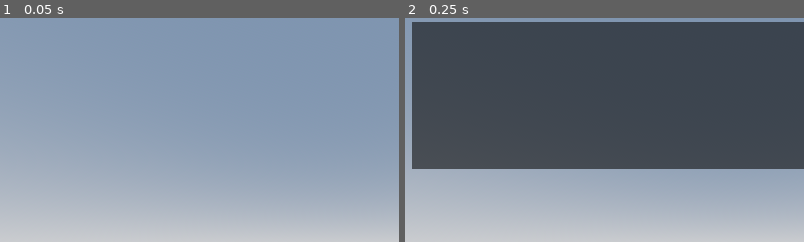
Above: before the commit, frames 1-2 (left to right).
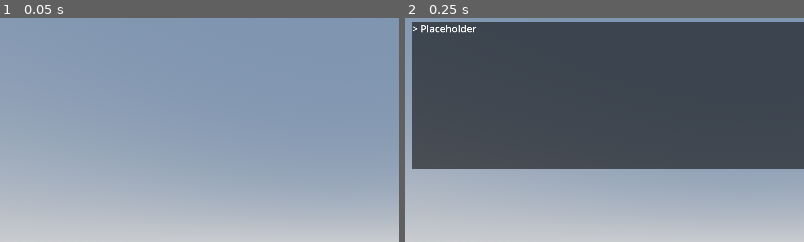
Above: after the commit, the same moments.

Repository: NunNun-Null/holojam6
Game: Godot game, scene res://area/battle.tscn
Two runs of this game, one before a commit and one after it. Both use one fixed random seed, a clock stepped at 60 frames per second and the inputs below. This scene is started directly instead of the project's main scene.
Inputs:
- Up to frame 1 (0.05 s): no input
- Up to frame 2 (0.25 s): no input
The pictures show only the part of the screen within x 7-57%, y 0-50%; the shares and areas given below are measured in that part.

Frame 1 is identical in both runs. In frame 2, 0.2% of the frame differs, in the area x 2-18%, y 3-7%.
Error in both runs: Invalid call. Nonexistent function 'get_given_name' in base 'Nil'. (res://script/visual_order.gd:8)

Commit message:
Updated Battle

Diff:
--- a/behavior/effects/template_effect.json
+++ /dev/null
@@ -1,28 +0,0 @@
-{
-    "name":"test name",
-    "stat":{
-        "type":"buff/debuff",
-        "duration":0,
-        "strength":0
-    },
-    "mark":{
-        "duration":0
-    },
-    "stun":{
-        "duration":0
-    },
-    "defend":{
-        "duration":0
-    },
-    "heal":{
-        "strength":0
-    },
-    "poison":{
-        "duration":0,
-        "strength":0
-    },
-    "regen":{
-        "duration":0,
-        "strength":0
-    }
-}
--- /dev/null
+++ b/behavior/moves/heal.tscn
@@ -0,0 +1,6 @@
+[gd_scene load_steps=2 format=3 uid="uid://d3ppybldixkjb"]
+
+[ext_resource type="Script" uid="uid://ccpmkbs065bar" path="res://script/heal.gd" id="1_7a2o6"]
+
+[node name="Heal" type="Node"]
+script = ExtResource("1_7a2o6")
--- a/entities/fighter.gd
+++ b/entities/fighter.gd
@@ -107,25 +107,42 @@
     _speed = amount
 
 func heal(amount: int) -> void:
-    _health = min(_max_health,_health+amount)
+    var hp: int = 0
+    if (amount >= _max_health-_health):
+        hp = _max_health-_health
+        _health += hp
+    else:
+        hp = amount
+        _health += hp
+    DialogueManager.add_battle_dialogue(get_given_name() + " healed " + str(hp) + " health")
+    SignalManager.on_player_stat_updated.emit(self)
+    SignalManager.on_dialogue_pushed.emit()
 
 func add_effect(effect: Effect) -> void:
     effects.add_child(effect)
 
 func take_damage(amount: int, pierce: int = 0) -> void:
     if (is_defended()):
+        DialogueManager.add_battle_dialogue(get_given_name() + " is defended by " + get_defended().get_given_name())
         print(get_given_name() + " is defended by " + get_defended().get_given_name())
         _defended.take_damage(amount,pierce)
         return
+
     var pierce_amount: int = max(0,get_defense()-pierce)
     var damage: int = max(0,amount-pierce_amount)
     if (damage <= 0):
+        DialogueManager.add_battle_dialogue(get_given_name() + " absorbed the damage")
         print(get_given_name() + " absorbed the damage")
+        SignalManager.on_dialogue_pushed.emit()
         return
+    DialogueManager.add_battle_dialogue(get_given_name() + " took " + str(damage) + " damage")
+
     print(get_given_name() + " took " + str(damage) + " damage")
     _health -= damage + _damage_multiplier
     if (_health <= 0):
         dead()
+    else:
+        SignalManager.on_dialogue_pushed.emit()
 
 func dead() -> void:
     push_error(name + " is missing a dead() method")
--- a/entities/player/player_team/cecilia.tscn
+++ b/entities/player/player_team/cecilia.tscn
@@ -1,8 +1,7 @@
-[gd_scene load_steps=4 format=3 uid="uid://dlxoxknngtqtb"]
+[gd_scene load_steps=3 format=3 uid="uid://dlxoxknngtqtb"]
 
 [ext_resource type="Script" uid="uid://csmh7o83jfhcc" path="res://script/elizabeth.gd" id="1_rg58c"]
 [ext_resource type="PackedScene" uid="uid://b60ov6i4rf5qm" path="res://behavior/moves/basic_attack.tscn" id="3_tk7oo"]
-[ext_resource type="PackedScene" uid="uid://g2ty4c7g14ef" path="res://behavior/strategies/lowest_health.tscn" id="4_al6ua"]
 
 [node name="Cecilia" type="Node3D" node_paths=PackedStringArray("moves", "effects")]
 script = ExtResource("1_rg58c")
@@ -28,7 +27,4 @@
 
 [node name="Strategy" type="Node" parent="."]
 
-[node name="Lowest Health" parent="Strategy" instance=ExtResource("4_al6ua")]
-switch_to_enemies = true
-
 [node name="Current Effects" type="Node" parent="."]
--- a/entities/player/player_team/elizabeth.tscn
+++ b/entities/player/player_team/elizabeth.tscn
@@ -1,8 +1,7 @@
-[gd_scene load_steps=4 format=3 uid="uid://d0uqf2dwcvna"]
+[gd_scene load_steps=3 format=3 uid="uid://d0uqf2dwcvna"]
 
 [ext_resource type="Script" uid="uid://csmh7o83jfhcc" path="res://script/elizabeth.gd" id="1_qsoi3"]
 [ext_resource type="PackedScene" uid="uid://b60ov6i4rf5qm" path="res://behavior/moves/basic_attack.tscn" id="3_onll2"]
-[ext_resource type="PackedScene" uid="uid://g2ty4c7g14ef" path="res://behavior/strategies/lowest_health.tscn" id="4_wa3nx"]
 
 [node name="Elizabeth" type="Node3D" node_paths=PackedStringArray("moves", "effects")]
 script = ExtResource("1_qsoi3")
@@ -24,9 +23,18 @@
 Accuracy: 70
 Greatsword Slash from Elizabeth's Thorn"
 
+[node name="Thorn Cleave" parent="Moves" instance=ExtResource("3_onll2")]
+damage = 14
+accuracy = 25
+armor_pierce = 8
+description = "Damage: 14
+Accuracy: 25
+Armor Pierce: 1
+SP Cost: 8
+
+Cleaves right through an enemy"
+sp_cost = 8
+
 [node name="Strategy" type="Node" parent="."]
 
-[node name="Lowest Health" parent="Strategy" instance=ExtResource("4_wa3nx")]
-switch_to_enemies = true
-
 [node name="Current Effects" type="Node" parent="."]
--- a/entities/player/player_team/gigi.tscn
+++ b/entities/player/player_team/gigi.tscn
@@ -1,8 +1,7 @@
-[gd_scene load_steps=4 format=3 uid="uid://7edrxlmx87f5"]
+[gd_scene load_steps=3 format=3 uid="uid://7edrxlmx87f5"]
 
 [ext_resource type="Script" uid="uid://csmh7o83jfhcc" path="res://script/elizabeth.gd" id="1_m1xs3"]
 [ext_resource type="PackedScene" uid="uid://b60ov6i4rf5qm" path="res://behavior/moves/basic_attack.tscn" id="3_ty07m"]
-[ext_resource type="PackedScene" uid="uid://g2ty4c7g14ef" path="res://behavior/strategies/lowest_health.tscn" id="4_00qa6"]
 
 [node name="Gigi" type="Node3D" node_paths=PackedStringArray("moves", "effects")]
 script = ExtResource("1_m1xs3")
@@ -26,7 +25,4 @@
 
 [node name="Strategy" type="Node" parent="."]
 
-[node name="Lowest Health" parent="Strategy" instance=ExtResource("4_00qa6")]
-switch_to_enemies = true
-
 [node name="Current Effects" type="Node" parent="."]
--- a/entities/player/player_team/raora.tscn
+++ b/entities/player/player_team/raora.tscn
@@ -1,8 +1,8 @@
 [gd_scene load_steps=4 format=3 uid="uid://h3o8u2id1wyj"]
 
 [ext_resource type="Script" uid="uid://csmh7o83jfhcc" path="res://script/elizabeth.gd" id="1_d8a4p"]
+[ext_resource type="PackedScene" uid="uid://d3ppybldixkjb" path="res://behavior/moves/heal.tscn" id="3_k0eu8"]
 [ext_resource type="PackedScene" uid="uid://b60ov6i4rf5qm" path="res://behavior/moves/basic_attack.tscn" id="3_pumfg"]
-[ext_resource type="PackedScene" uid="uid://g2ty4c7g14ef" path="res://behavior/strategies/lowest_health.tscn" id="4_oy7oo"]
 
 [node name="Raora" type="Node3D" node_paths=PackedStringArray("moves", "effects")]
 script = ExtResource("1_d8a4p")
@@ -22,11 +22,14 @@
 Accuracy: 100
 Simple scratch from the beeg cat"
 
+[node name="Heal" parent="Moves" instance=ExtResource("3_k0eu8")]
+strength = 3
+description = "Heal Strength: 3
+SP Cost: 4
+Heals single team member"
+intended_for_allies = true
+sp_cost = 4
+
 [node name="Strategy" type="Node" parent="."]
 
-[node name="Lowest Health" parent="Strategy" instance=ExtResource("4_oy7oo")]
-switch_to_enemies = true
-
-[node name="Lowest Ally Health" parent="Strategy" instance=ExtResource("4_oy7oo")]
-
 [node name="Current Effects" type="Node" parent="."]
--- a/script/attack_move.gd
+++ b/script/attack_move.gd
@@ -7,8 +7,10 @@
 @export_category("For Players")
 @export_multiline var description: String = ""
 @export var intended_for_allies: bool = false
+@export var sp_cost: int = 0
 
 var _target: Fighter
+
 func _ready() -> void:
 	if (_strategies.is_empty() and get_parent().get_parent() is not PlayerFighter ):
 		push_error("There are no strategies for the move " + name + " for " + get_parent().get_parent().get_given_name())
@@ -18,6 +20,7 @@
 
 func has_strategy() -> bool:
 	return !_strategies.is_empty()
+
 func is_for_allies() -> bool:
 	return intended_for_allies
 
@@ -26,8 +29,10 @@
 
 func set_target(fighter: Fighter) -> void:
 	_target = fighter
+
 func get_target() -> Fighter:
 	return _target
+
 func get_desc() -> String:
 	if (description == ""):
 		push_warning("Description is missing for " + name)
@@ -44,3 +49,11 @@
 	if (amount >= rand):
 		return true
 	return false
+
+func has_enough_sp(sp: int) -> bool:
+	if (sp >= sp_cost):
+		return true
+	return false
+
+func get_cost() -> int:
+	return sp_cost
--- a/script/basic_attack.gd
+++ b/script/basic_attack.gd
@@ -9,9 +9,13 @@
 		var strategy: Strategy = get_random_strategy()
 		strategy.determine_target()
 		set_target(strategy.get_target())
-	print("used " + name + " on " + get_target().get_given_name())
+
+	DialogueManager.add_battle_dialogue("> " + BattleManager.get_top_fighter().get_given_name() + " used " + name + " on " + get_target().get_given_name())
+	print(BattleManager.get_top_fighter().get_given_name() + " used " + name + " on " + get_target().get_given_name())
+
 	if (!accuracy_test(accuracy)):
+		DialogueManager.add_battle_dialogue(name + " missed")
 		print(name + " missed")
 		return
-	get_target().take_damage(damage)
-	print(get_target().get_given_name() + " took damage. total health " + str(get_target().get_health()))
+
+	get_target().take_damage(damage,armor_pierce)
--- a/script/dummy.gd
+++ b/script/dummy.gd
@@ -24,9 +24,9 @@
 	attack.move()
 	await get_tree().create_timer(2).timeout
 	print(get_given_name() + " used " + str(attack.name))
-	SignalManager.on_move_completed.emit()
 
 func dead() -> void:
+	super()
 	BattleManager.remove_enemy_fighter(self)
 	SignalManager.on_enemy_defeated.emit()
 	queue_free()
--- a/script/elizabeth.gd
+++ b/script/elizabeth.gd
@@ -29,8 +29,8 @@
 	add_special(1)
 
 func play_turn(action: Move) -> void:
+	remove_special(action.get_cost())
 	action.move()
-	SignalManager.on_move_completed.emit()
 
 func dead() -> void:
 	super()
--- a/script/enemy_fighter.gd
+++ b/script/enemy_fighter.gd
@@ -9,10 +9,12 @@
 
 func start_turn() -> void:
     push_error(name + " is missing a start_turn() method")
-    SignalManager.on_move_completed.emit()
 
 func dead() -> void:
-    push_error(name + " is missing a dead() method")
+    DialogueManager.add_battle_dialogue(get_given_name() + " is defeated")
+    print(get_given_name() + " is defeated")
+    SignalManager.on_dialogue_pushed.emit()
+
 
 func set_selected(value: bool) -> void:
     if (!selected_box):
--- a/script/global script/dialogue_manager.gd
+++ b/script/global script/dialogue_manager.gd
@@ -1,11 +1,21 @@
 extends Node
 
+var dialogue_list: Array[String]
 
-# Called when the node enters the scene tree for the first time.
-func _ready() -> void:
-	pass # Replace with function body.
+func add_battle_dialogue(content: String) -> void:
+	print("added to the queue: " + content)
+	dialogue_list.append(content)
 
+func get_next_dialogue() -> String:
+	if (dialogue_list.is_empty()):
+		return "#"
+	return dialogue_list.get(0)
 
-# Called every frame. 'delta' is the elapsed time since the previous frame.
-func _process(delta: float) -> void:
-	pass
+func get_dialogue_list() -> Array[String]:
+	return dialogue_list
+
+func clear_dialogue() -> void:
+	dialogue_list.clear()
+
+func pop_dialogue() -> void:
+	dialogue_list.remove_at(dialogue_list.size()-1)
--- a/script/global script/signal_manager.gd
+++ b/script/global script/signal_manager.gd
@@ -25,3 +25,5 @@
 signal on_enemy_defeated() #Signal when an enemy is defeated
 
 signal on_order_updated(list: Array[Fighter]) #Signal when order is updated
+
+signal on_dialogue_pushed() #Signal when dialogue pushed through
--- /dev/null
+++ b/script/heal.gd
@@ -0,0 +1,19 @@
+extends Move
+
+@export var strength: int = 1
+
+
+func move() -> void:
+	if (has_strategy()):
+		var strategy: Strategy = get_random_strategy()
+		strategy.determine_target()
+		set_target(strategy.get_target())
+
+	print(BattleManager.get_top_fighter().get_given_name() + " used " + name + " on " + get_target().get_given_name())
+
+	if (BattleManager.get_top_fighter().get_given_name() == get_target().get_given_name()):
+		DialogueManager.add_battle_dialogue("> " + BattleManager.get_top_fighter().get_given_name() + " used " + name + " on themselves")
+	else:
+		DialogueManager.add_battle_dialogue("> " + BattleManager.get_top_fighter().get_given_name() + " used " + name + " on " + get_target().get_given_name())
+
+	get_target().heal(strength)
--- a/script/ingame_interface.gd
+++ b/script/ingame_interface.gd
@@ -14,8 +14,12 @@
 
 var player_list: Array[PlayerFighter]
 
+var can_continue: bool = false
+
 func _ready() -> void:
 	SignalManager.on_player_turn.connect(init_player)
+	SignalManager.on_dialogue_pushed.connect(dialogue)
+
 	if (BattleManager.get_top_fighter() is PlayerFighter):
 		init_player(BattleManager.get_top_fighter())
 
@@ -119,9 +123,6 @@
 	update_desc(selected_target)
 
 
-
-
-
 func _process(_delta: float) -> void:
 	if (is_choosing_move):
 		if (Input.is_action_just_pressed("choose_up") and selected_move_index > 0):
@@ -136,6 +137,8 @@
 			highlighted_move(selected_move_index,-1)
 
 		elif (Input.is_action_just_pressed("interact")):
+			if (!selected_move.has_enough_sp(current.get_special())):
+				return
 			change_to_target_selector()
 			init_targets()
 
@@ -170,6 +173,18 @@
 			clear_nodes()
 			move()
 
+	elif (is_battle_dialogue):
+		if (Input.is_action_just_pressed("interact")):
+			if (can_continue):
+				can_continue = false
+				$"Dialogue Screen/Text".text = ""
+				DialogueManager.clear_dialogue()
+				SignalManager.on_move_completed.emit()
+			# else:
+			# 	$"Dialogue Screen/Text".visible_ratio = 1
+			# 	can_continue = true
+
+
 func clear_nodes() -> void:
 	if (selected_target is EnemyFighter):
 		selected_target.set_selected(false)
@@ -185,6 +200,17 @@
 		if (node.name == "Title"):
 			continue
 		node.queue_free()
+
+func dialogue() -> void:
+	$"Dialogue Screen/Text".visible_ratio = 0
+	$"Dialogue Screen/Text".text = ""
+	for content in DialogueManager.get_dialogue_list():
+		$"Dialogue Screen/Text".text += content + "\n"
+	var tween := create_tween()
+	tween.tween_property($"Dialogue Screen/Text","visible_ratio",1,2)
+	await tween.finished
+	print("Dialogue complete")
+	can_continue = true
 
 func highlighted_target(index: int, offset: int) -> void:
 	if (!selected_move.is_for_allies()):
@@ -204,7 +230,7 @@
 	update_desc(selected_target)
 
 func update_desc(fighter: Fighter) -> void:
-	$"Choose Target/HBoxContainer/Description".text = fighter.get_given_name() + "'s Stats\nHealth: " + str(fighter.get_health()) + "\nDefense: " + str(fighter.get_defense()) + "\nSpeed: " + str(fighter.get_speed())
+	$"Choose Target/HBoxContainer/Description".text = fighter.get_given_name() + "'s Stats\nHealth: " + str(fighter.get_health()) + "/" + str(fighter.get_max_health()) + "\nDefense: " + str(fighter.get_defense()) + "\nSpeed: " + str(fighter.get_speed())
 	if (fighter.get_mark()):
 		$"Choose Target/HBoxContainer/Description".text += "Is Marked"
 	if (fighter.get_stun()):
--- a/script/player_fighter.gd
+++ b/script/player_fighter.gd
@@ -24,21 +24,20 @@
 	SignalManager.on_player_stat_updated.emit(self)
 
 
-func remove_special(amount: int) -> bool:
-	if (special < amount):
-		return false
+func remove_special(amount: int) -> void:
 	special -= amount
 	SignalManager.on_player_stat_updated.emit(self)
-	return true
 
 func start_turn() -> void:
 	push_error(name + " is missing a start_turn() method")
-	SignalManager.on_move_completed.emit()
 
 func take_damage(amount: int, pierce: int = 0) -> void:
 	super(amount,pierce)
 	SignalManager.on_player_stat_updated.emit(self)
 
 func dead() -> void:
+	DialogueManager.add_battle_dialogue(get_given_name() + " is down")
+	print(get_given_name() + " is down")
 	SignalManager.on_player_defeated.emit(self)
+	SignalManager.on_dialogue_pushed.emit()
 	set_dead(true)
--- a/script/player_fighter_stats.gd
+++ b/script/player_fighter_stats.gd
@@ -6,6 +6,10 @@
 	SignalManager.on_entered_battle.connect(init_stats)
 	SignalManager.on_player_select.connect(make_select)
 	SignalManager.on_player_unselect.connect(make_unselect)
+	for fighter in BattleManager._players:
+		update_stat(fighter)
+		if (fighter.get_dead()):
+			dead_player(fighter)
 
 
 func dead_player(fighter: PlayerFighter) -> void:
--- a/ui/ingame_interface.tscn
+++ b/ui/ingame_interface.tscn
@@ -42,6 +42,12 @@
 offset_right = 2039.0
 offset_bottom = 495.0
 
+[node name="Text" type="Label" parent="Dialogue Screen"]
+layout_mode = 2
+size_flags_vertical = 1
+theme_override_font_sizes/font_size = 30
+text = "> Placeholder"
+
 [node name="Choose Target" type="PanelContainer" parent="."]
 visible = false
 layout_mode = 0
Not shown, added: script/heal.gd.uid
